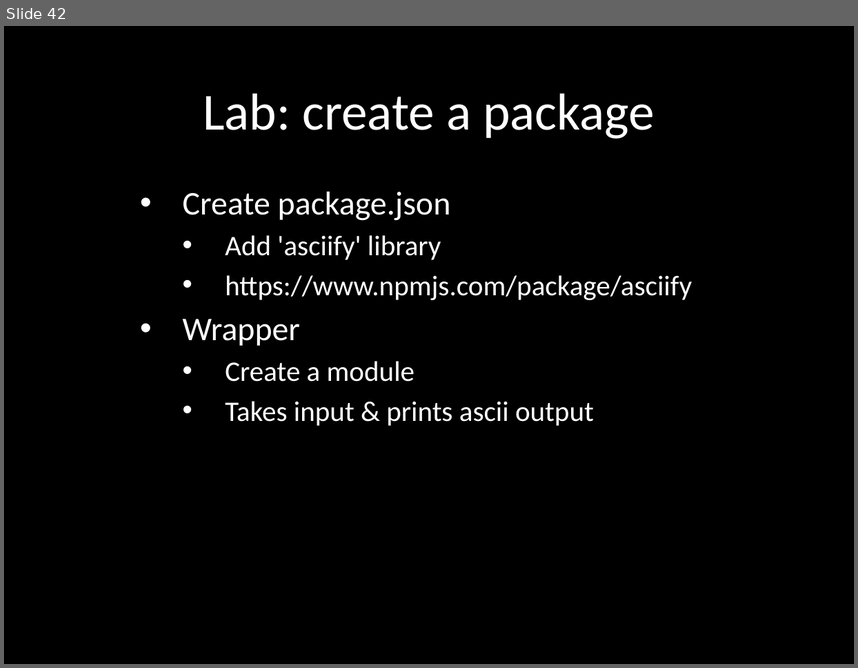
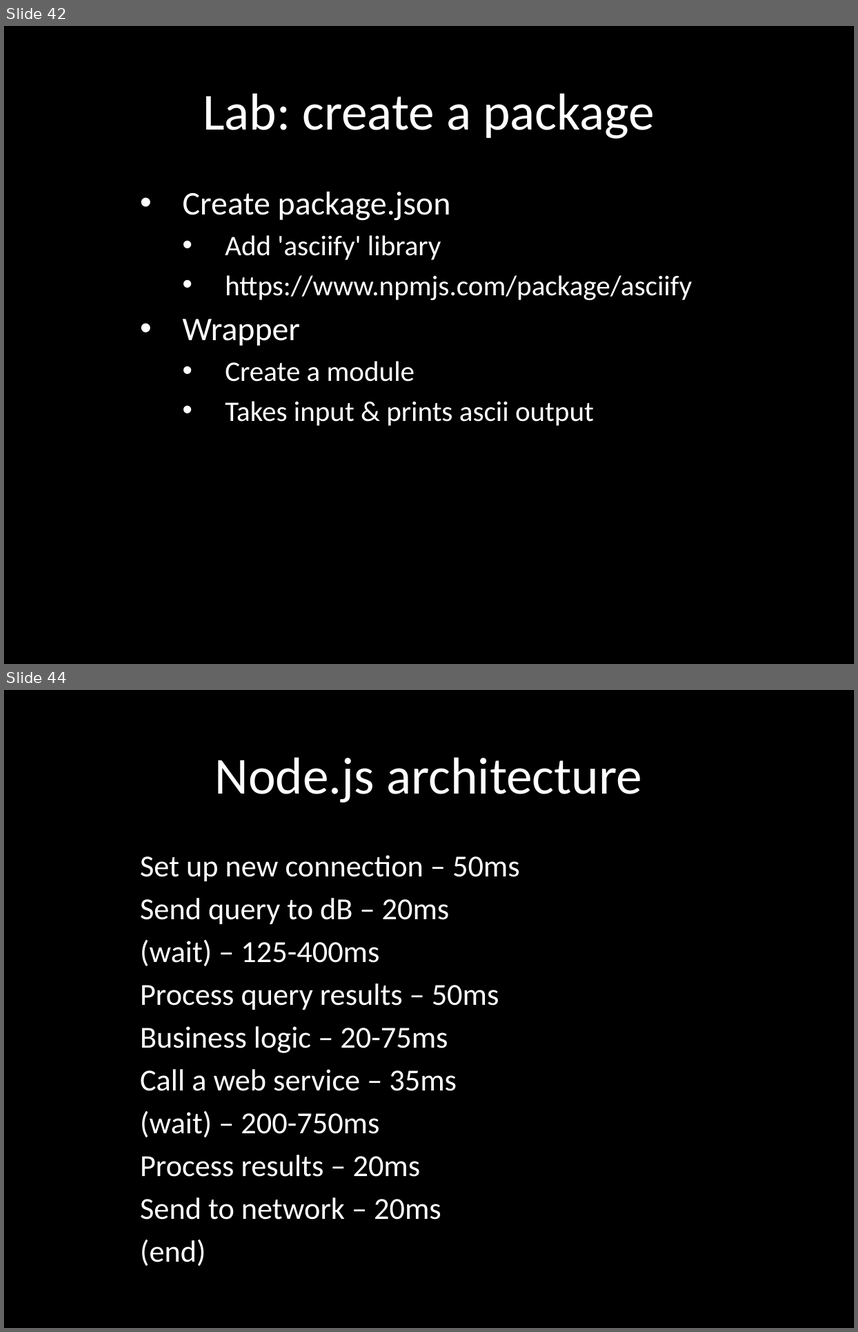
Before and after one commit to eliasjames/training-node, a slide deck: slides/Node Slides Day 1.pptx. Shown one above the other, each under a label of ours: slide 42 before the commit, slides 42 and 44 after it; the slides between them are not shown. The pictures are 858x668 and 858x1332 pixels, drawn with LibreOffice and Linux fonts; fonts in the diff are those of the drawing. Boxes give left, top, right and bottom in pixels: in the first picture for what was removed or moved away, otherwise in the second. Text is boxed around its words. In the diff, an @@ line names an element or a change of style, - is before the commit and + after.

Commit message:
Add node architecture to day 1, start day 2

```diff
--- a/slides/Node Slides Day 1.pptx
+++ b/slides/Node Slides Day 1.pptx
@@ slide 44 added at [4, 690, 854, 1328], background #000000 @@
@@ title added at [215, 757, 642, 802], 44 pt, text #FFFFFF @@
+Node.js architecture
@@ subtitle added at [140, 855, 520, 1265], 25.9 pt, text #FFFFFF @@
+  Set up new connection – 50ms
+  Send query to dB – 20ms
+  (wait) – 125-400ms
+  Process query results – 50ms
+  Business logic – 20-75ms
+  Call a web service – 35ms
+  (wait) – 200-750ms
+  Process results – 20ms
+  Send to network – 20ms
+  (end)
```
Also in this commit, not shown: 5 slides changed, 9 other slides added, 1 other file.
